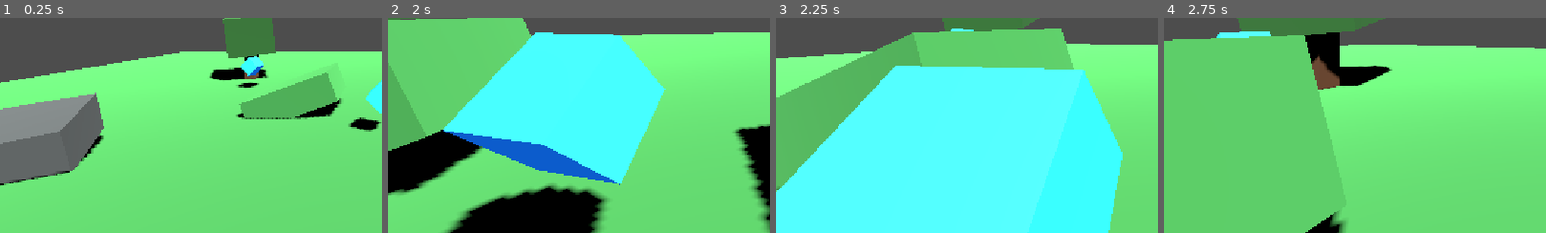
Above: before the commit, frames 1-4 (left to right).
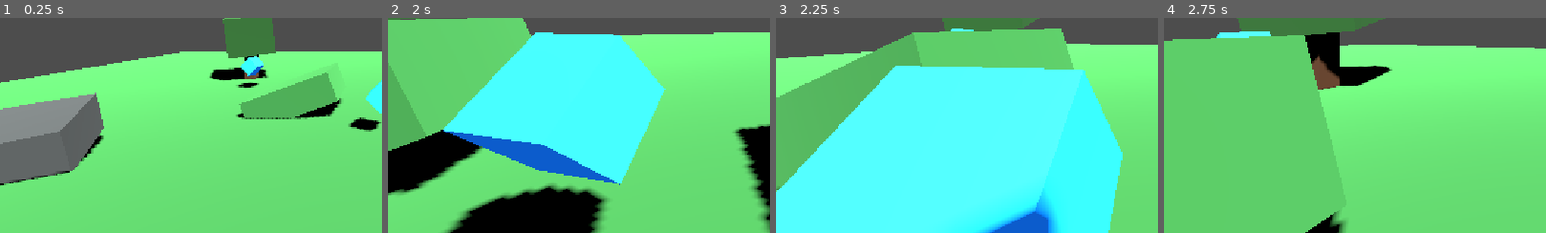
Above: after the commit, the same moments.

Repository: tan15hacks/lowpoly-android
Game: Godot game, scene res://scenes/main.tscn
Same seed, same stepped clock (60 frames per second), same inputs: the game is played once before the commit and once after it.
Inputs (mouse positions are % of the whole screen's width and height, from its top left):
- Up to frame 1 (0.25 s): no input
- Up to frame 2 (2 s): move the mouse to (49, 52) at 0.52 s; hold W (move_forward) from 0.53 s (still down); tap Space (jump) at 0.77, 1.52 s; move the mouse to (57, 51) at 1.27 s
- Up to frame 3 (2.25 s): keep holding W (move_forward); move the mouse to (42, 49) at 2.02 s
- Up to frame 4 (2.75 s): keep holding W (move_forward)
The pictures show only the part of the screen within x 0-50%, y 50-100%; the shares and areas given below are measured in that part.

Frames 1-2 are identical in both runs. In frame 3, 2.7% of the frame differs, in the area x 46-74%, y 80-100%; in frame 4, nothing differs.
Error in both runs: Cannot call method 'has_method' on a null value. (res://scripts/main.gd:29)

Commit message:
Add visible player body for echo clarity

Diff:
--- a/lowpoly-android/scenes/player.tscn
+++ b/lowpoly-android/scenes/player.tscn
@@ -6,8 +6,23 @@
 radius = 0.35
 height = 1.8
 
+[sub_resource type="CapsuleMesh" id="CapsuleMesh_player"]
+radius = 0.35
+height = 1.8
+rings = 4
+radial_segments = 8
+
+[sub_resource type="StandardMaterial3D" id="StandardMaterial3D_player"]
+albedo_color = Color(0.08, 0.12, 0.14, 1)
+roughness = 0.8
+
 [node name="Player" type="CharacterBody3D"]
 script = ExtResource("1_player_script")
+
+[node name="Body" type="MeshInstance3D" parent="."]
+position = Vector3(0, 0.9, 0)
+mesh = SubResource("CapsuleMesh_player")
+surface_material_override/0 = SubResource("StandardMaterial3D_player")
 
 [node name="Head" type="Node3D" parent="."]
 position = Vector3(0, 1.55, 0)
Not shown: 1 places in lowpoly-android/scenes/player.tscn that only renumber resources
